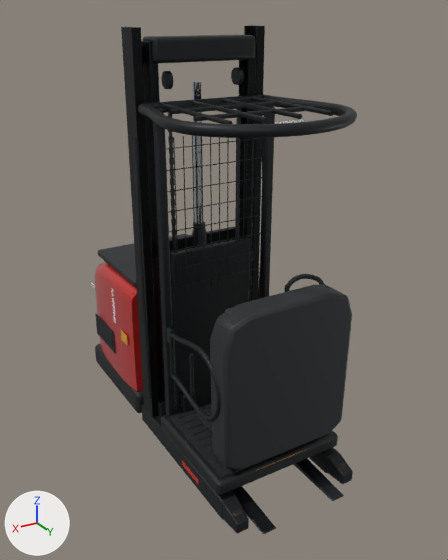
What one commit did to the glTF model public/models/raymond_5300.glb.
Camera for both pictures: a camera (50 mm lens) standing at (2.06, 3.37, 3.02) and looking at (-0.05, -0.16, 1.25). The axes (+X, +Y, +Z) are drawn at lower left. The lights are the same throughout. The older version comes first. Where no turn or scale is listed for an object, it has been applied to the vertices. Vertices at exactly the same position are counted once.

The first picture shows 'carr_plate', 'console_shell', 'guard_post_0', 'guard_post_1', 'mast_head', 'mast_rail_s0_R', 'mast_rail_s1_L', 'mast_rail_s1_R', 'plat_base', 'plat_floor', 'pu_shell', 'roof_frame.001' and 38 more.
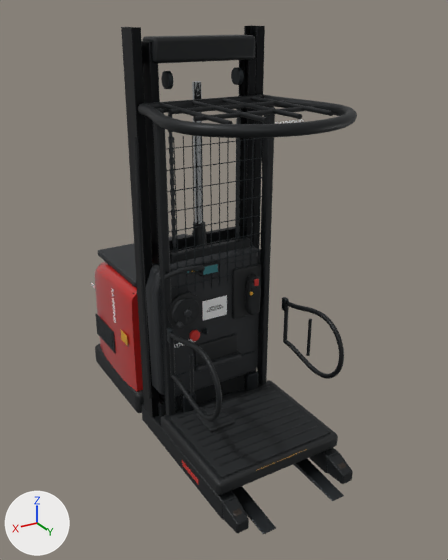
ob_console_root is not drawn itself; it is the parent of ob_console_brand_001, ob_console_brow, ob_console_display, ob_console_epo_label_001, ob_console_grab_mount_0_13, ob_console_grab_mount_0_42, ob_console_grab_rail_001, ob_console_instruction.

Where the newer file only moved an object's origin or applied its transform, the numbers keep the older frame.

Location of each change, [x1, y1, x2, y2] in pixels of the pictures (448 x 560 px):
```json
{"object": "console_shell", "change": "moved, turned", "before": [210, 284, 352, 470], "after": [146, 245, 260, 397]}
{"object": "control_recess", "change": "moved, turned", "after": [232, 263, 261, 319], "on screen": "not visible before"}
{"object": "storage_cavity", "change": "moved, turned", "after": [194, 334, 237, 365], "on screen": "not visible before"}
{"object": "console_brow", "change": "moved, turned", "before": [224, 284, 330, 315], "after": [170, 246, 258, 275]}
{"object": "console_instruction", "change": "moved, turned", "after": [202, 295, 227, 321], "on screen": "not visible before"}
{"object": "console_grab_rail.001", "change": "moved, turned", "before": [284, 274, 324, 292], "after": [164, 266, 205, 280]}
{"object": "storage_lip", "change": "moved, turned", "after": [195, 352, 242, 372], "on screen": "not visible before"}
{"object": "screen_5300", "change": "moved, turned", "after": [203, 264, 218, 275], "on screen": "not visible before"}
{"object": "console_epo", "change": "moved, turned", "after": [189, 330, 200, 341], "on screen": "not visible before"}
{"object": "console_display", "change": "moved, turned", "after": [200, 262, 219, 277], "on screen": "not visible before"}
{"object": "steer_spinner", "change": "moved, turned", "after": [176, 321, 185, 329], "on screen": "not visible before"}
{"object": "steer_center", "change": "moved, turned", "after": [184, 310, 192, 317], "on screen": "not visible before"}
{"object": "console_instruction_txt.001", "change": "moved, turned", "after": [207, 304, 223, 312], "on screen": "not visible before"}
{"object": "console_lower_seam", "change": "moved, turned", "after": [177, 351, 255, 376], "on screen": "not visible before"}
{"object": "console_key_bezel", "change": "moved, turned", "after": [202, 328, 209, 335], "on screen": "not visible before"}
{"object": "console_brand.001", "change": "moved, turned", "after": [174, 340, 195, 348], "on screen": "not visible before"}
{"object": "travel_paddle", "change": "moved, turned", "after": [251, 283, 258, 288], "on screen": "not visible before"}
{"object": "carr_plate", "change": "unchanged, covered by the edit", "before": [170, 237, 250, 412], "after": [170, 237, 250, 412]}
{"object": "plat_floor", "change": "unchanged, uncovered by the edit", "before": [170, 404, 331, 478], "after": [170, 384, 331, 478]}
```

Edits to the scene script, one JSON object a line:
```json
{"block": "me_console_epo", "where": "# used by ob_console_epo; location = (-0.205, 0.518, 0.885)"}
{"op": "remove", "block": "me_console_epo", "code": "me_console_epo.from_pydata(...)  # 195 vertices, 394 faces; spans x -0.04..0.04, y -0.049..0.0, z -0.04..0.04"}
{"op": "add", "block": "me_console_epo", "code": "me_console_epo.from_pydata(...)  # 195 vertices, 394 faces; spans x 0.37..0.45, y -0.686..-0.637, z -0.04..0.04"}
{"block": "me_console_epo", "change": "me_console_epo part 1: the whole mesh is turned 180 degrees about the z axis through its middle, then moved by (0.41, -0.637, 0.0)"}
{"block": "me_console_shell", "where": "# used by ob_console_shell; location = (0.0, 0.74, 0.05)"}
{"op": "remove", "block": "me_console_shell", "code": "me_console_shell.from_pydata(...)  # 92 vertices, 180 faces; spans x -0.48..0.48, y -0.19..0.0, z 0.31..1.39"}
{"op": "add", "block": "me_console_shell", "code": "me_console_shell.from_pydata(...)  # 92 vertices, 180 faces; spans x -0.48..0.48, y -1.13..-0.94, z 0.31..1.39"}
{"block": "me_console_shell", "change": "me_console_shell part 2: the whole mesh is turned 180 degrees about the z axis through its middle, then moved by (0.0, -0.94, 0.0)"}
{"op": "set", "path": "ob_console_root.rotation_euler", "old": "(0.0, 0.0, -3.142)", "new": "(0.0, 0.0, 0.0)", "note": "degrees (0, 0, -180) -> degrees (0, 0, 0)"}
{"op": "set", "path": "ob_console_root.location", "old": "(0.0, 0.6, 0.05)", "new": "(0.0, -0.25, 0.05)"}
```
